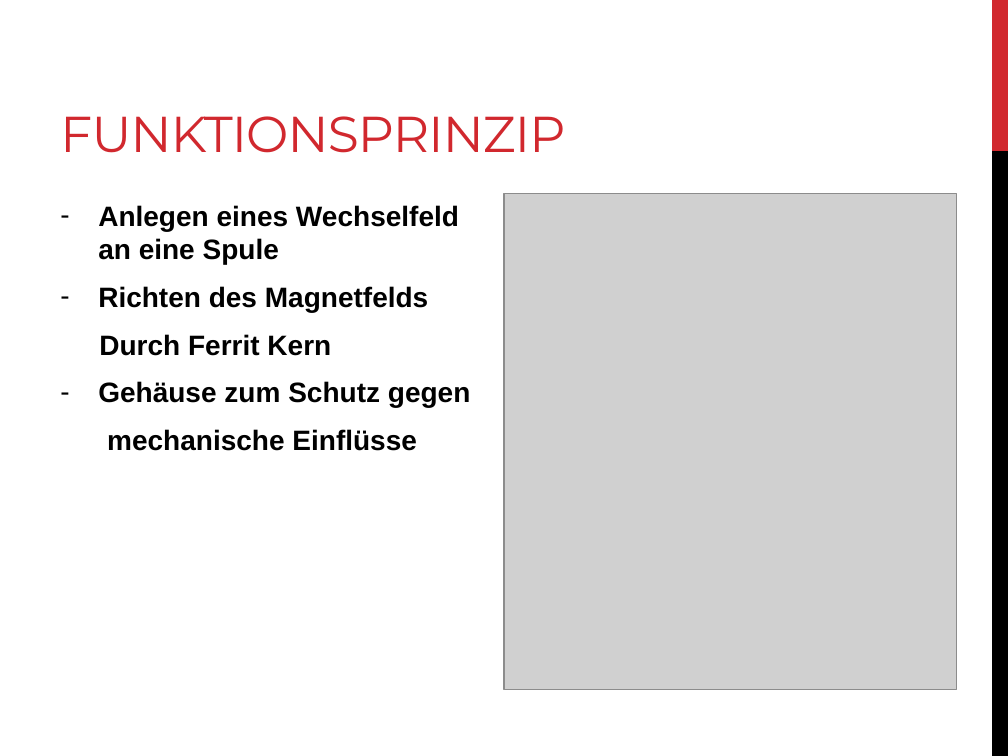
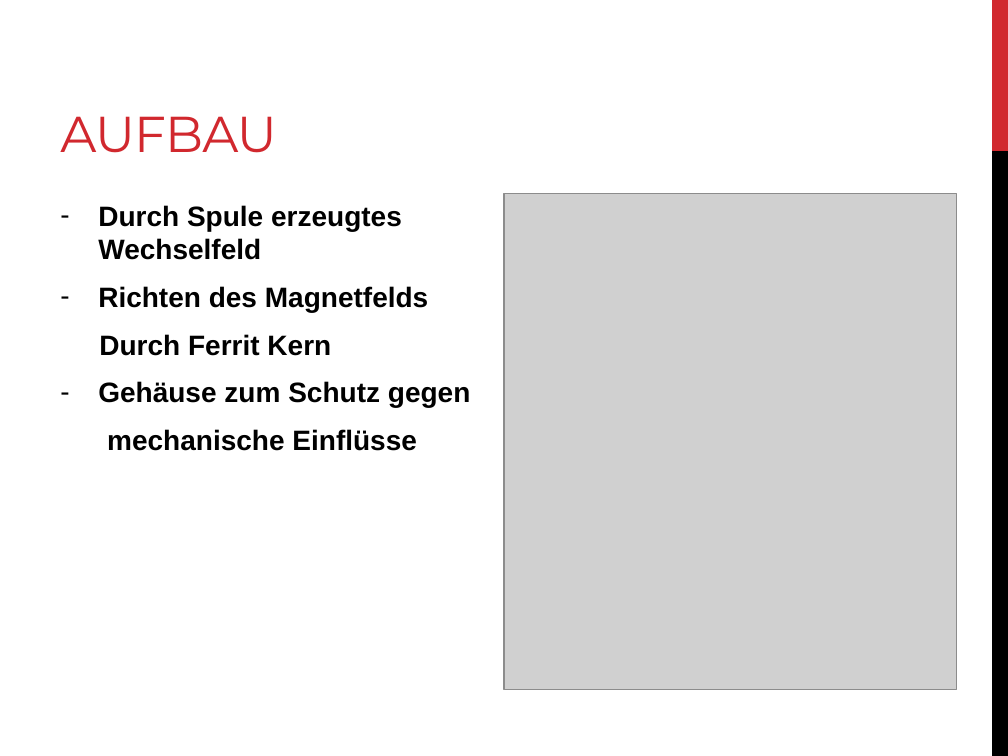
Before and after one commit to anpait00/TIB6, a slide deck: slide 3 of induktiv_sensoren.pptx (slide 4 before the commit). Drawn at 1008x756 pixels with LibreOffice and Linux fonts; fonts in the diff are those of the drawing; grey boxes stand for pictures. Boxes give left, top, right and bottom in pixels: in the first picture for what was removed or moved away, otherwise in the second. Text is boxed around its words. In the diff, an @@ line names an element or a change of style, - is before the commit and + after.

Commit message:
added some stuff to ppt

```diff
--- a/induktiv_sensoren.pptx
+++ b/induktiv_sensoren.pptx
@@ title at (60, 116, 276, 153): text changed @@
-FUNKTIONSPRINZIP
+AUFBAU
@@ text at (98, 205, 402, 260): text changed @@
-– Anlegen eines Wechselfeld an eine Spule
+– Durch Spule erzeugtes Wechselfeld
```
Also in this commit, not shown: 1 other slide changed, 3 slides added, 2 other files.
